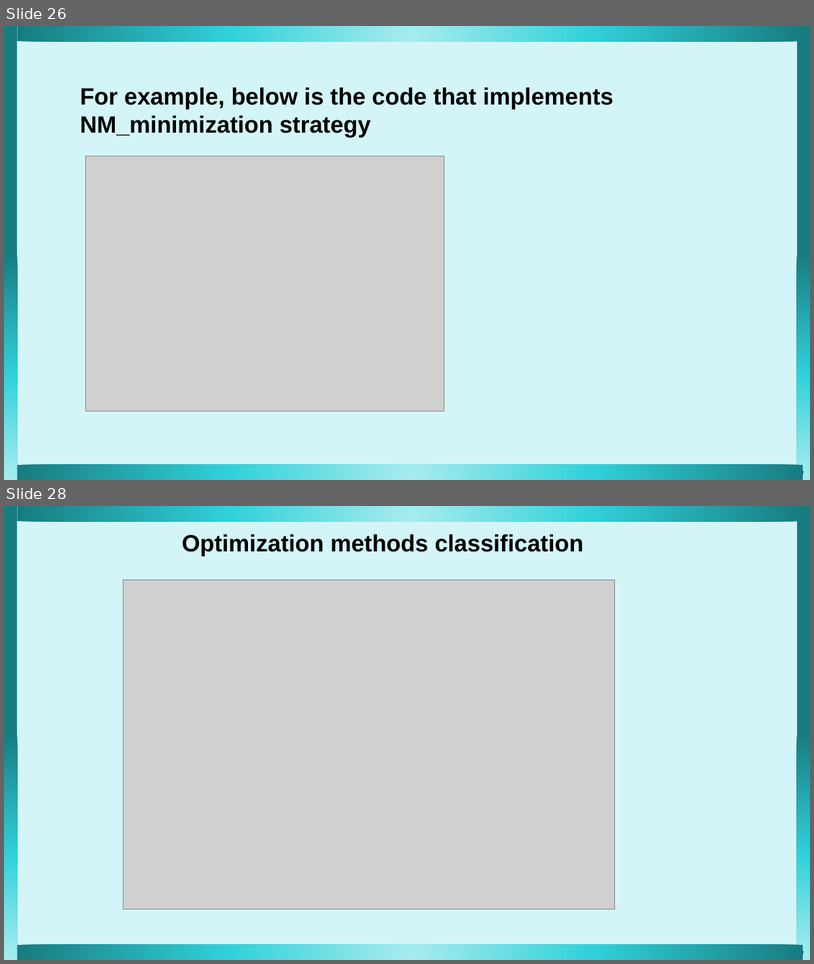
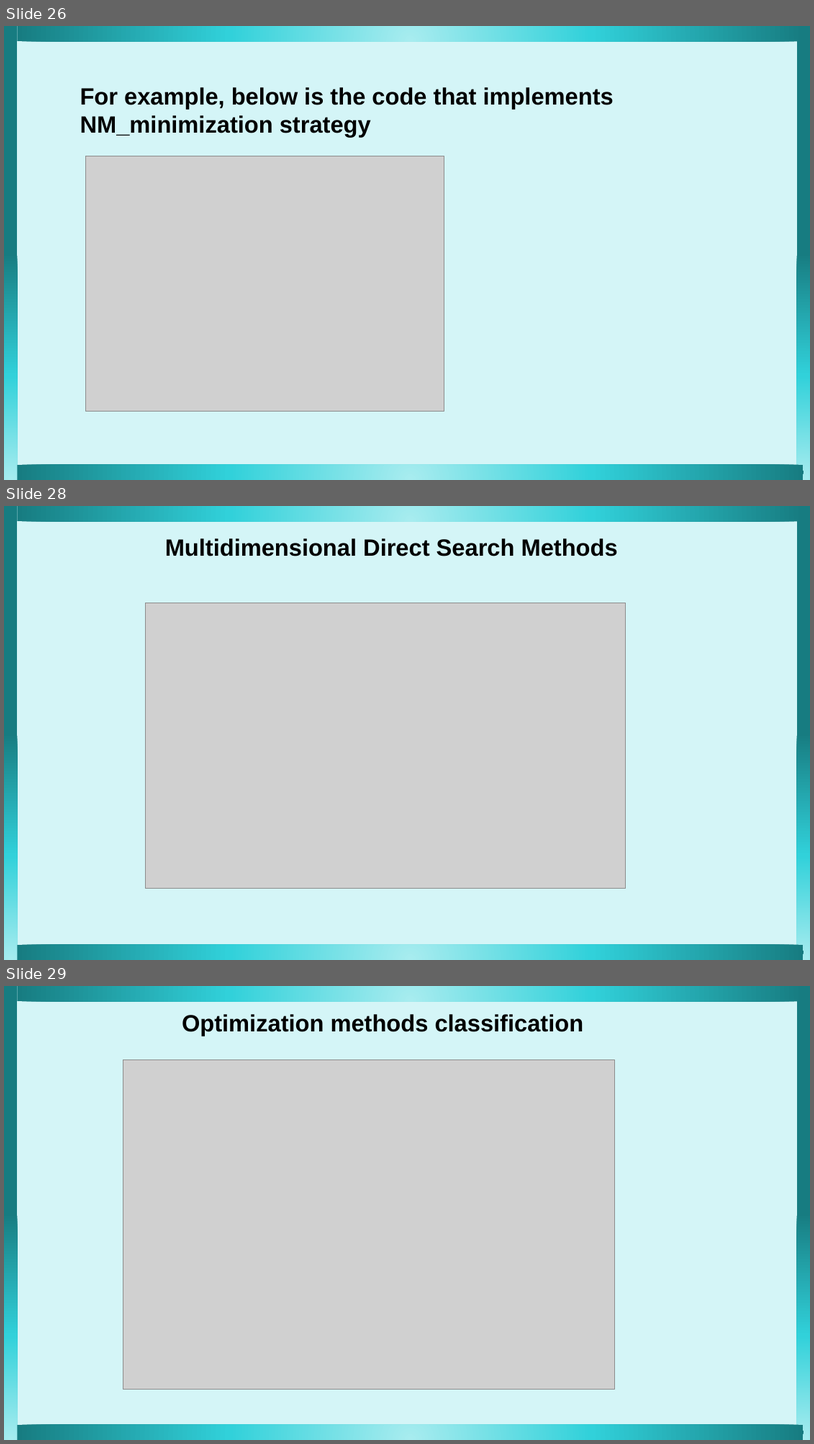
Before and after one commit to nadiakap/MinPy_edu, a slide deck: 2022-Scipy_presentation.pptx. Shown one above the other, each under a label of ours: slides 26 and 28 before the commit, slides 26, 28 and 29 after it; the slides between them are not shown. The pictures are 814x964 and 814x1444 pixels, drawn with LibreOffice and Linux fonts; fonts in the diff are those of the drawing; grey boxes stand for pictures. Boxes give left, top, right and bottom in pixels: in the first picture for what was removed or moved away, otherwise in the second. Text is boxed around its words. In the diff, an @@ line names an element or a change of style, - is before the commit and + after.

```diff
--- a/2022-Scipy_presentation.pptx
+++ b/2022-Scipy_presentation.pptx
@@ slide 28 added at <box>4,506,810,960</box>, background #D4F5F7 @@
@@ text added at <box>165,538,618,556</box>, 28 pt, text #000000, bold @@
+Multidimensional Direct Search Methods
@@ picture added at <box>145,603,626,888</box> @@
@@ group added at <box>4,506,810,960</box>: 4 pentagon arrows @@
@@ what was slide 28 is now slide 29 @@
```
Also in this commit, not shown: 1 slide changed, 2 other files.
